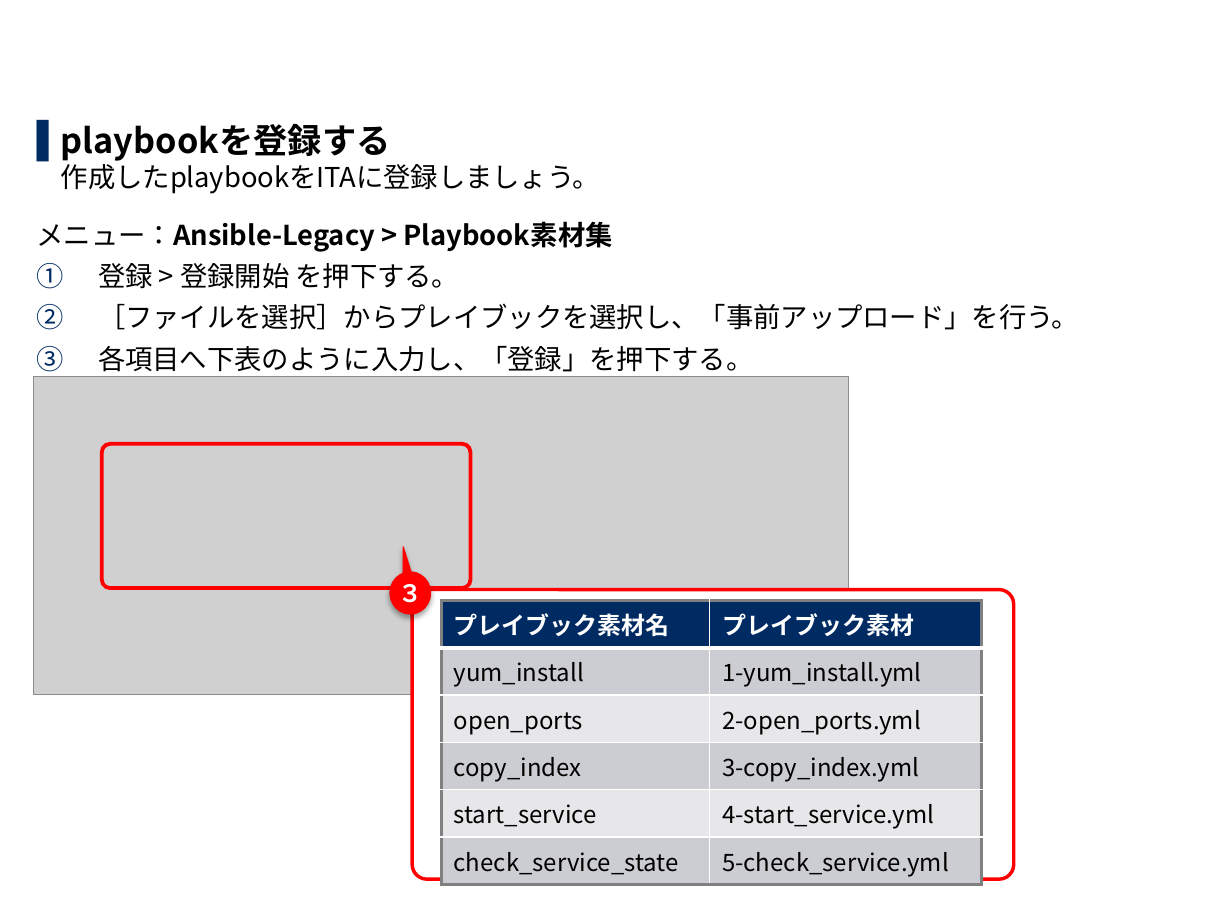
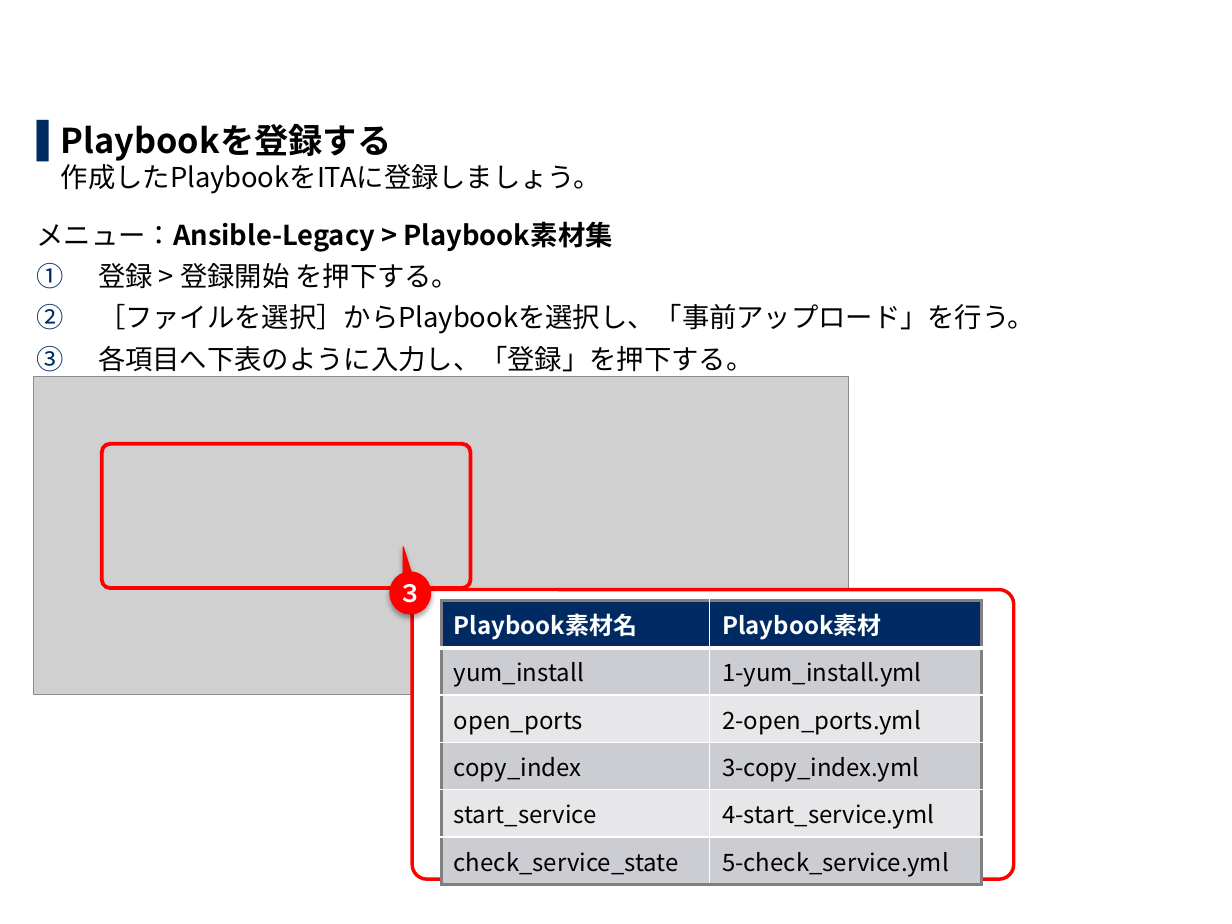
Before and after one commit to exastro-suite/it-automation-docs, a slide deck: slide 11 of asset/Learn_ja/ITA-Ansible-Driver_ja_practice.pptx. Drawn at 1232x924 pixels with LibreOffice and Linux fonts; fonts in the diff are those of the drawing; grey boxes stand for pictures; background and template pictures are left out. Boxes give left, top, right and bottom in pixels: in the first picture for what was removed or moved away, otherwise in the second. Text is boxed around its words. In the diff, an @@ line names an element or a change of style, - is before the commit and + after.

```diff
--- a/asset/Learn_ja/ITA-Ansible-Driver_ja_practice.pptx
+++ b/asset/Learn_ja/ITA-Ansible-Driver_ja_practice.pptx
@@ text at bbox=[61, 124, 601, 194]: text changed @@
-▌ playbookを登録する
-  作成したplaybookをITAに登録しましょう。
+▌ Playbookを登録する
+  作成したPlaybookをITAに登録しましょう。
@@ text at bbox=[98, 304, 1035, 334]: text changed @@
-2. ［ファイルを選択］からプレイブックを選択し、「事前アップロード」を行う。
+2. ［ファイルを選択］からPlaybookを選択し、「事前アップロード」を行う。
@@ table at bbox=[441, 600, 982, 881] @@
-row 1, column 1: プレイブック素材名
+row 1, column 1: Playbook素材名
-row 1, column 2: プレイブック素材
+row 1, column 2: Playbook素材
```
Also in this commit, not shown: 27 other slides changed, 1 other file.
